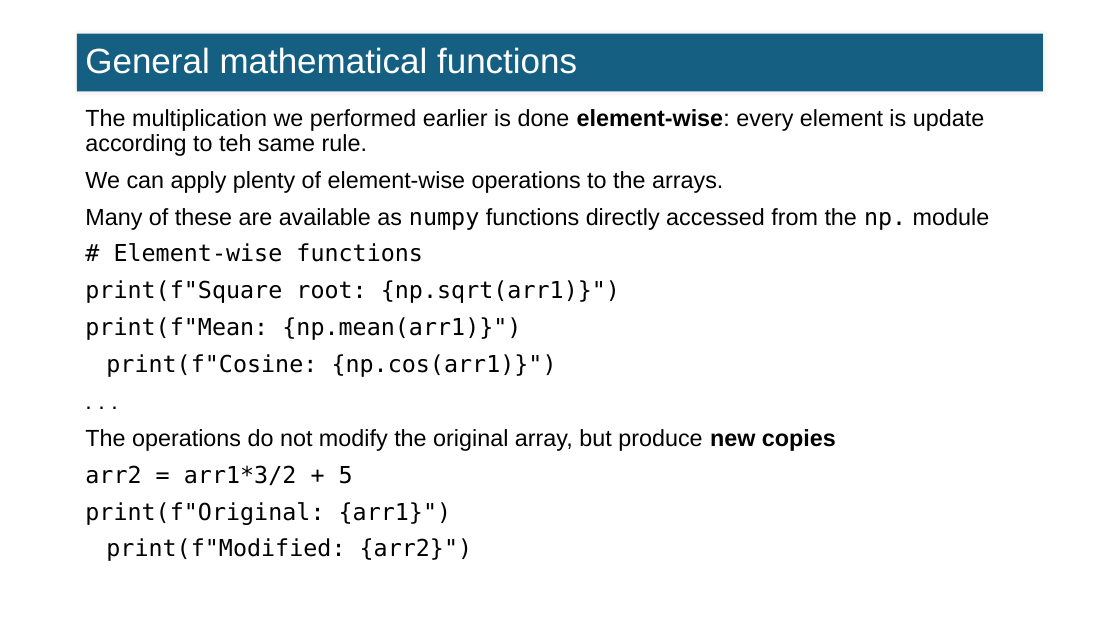
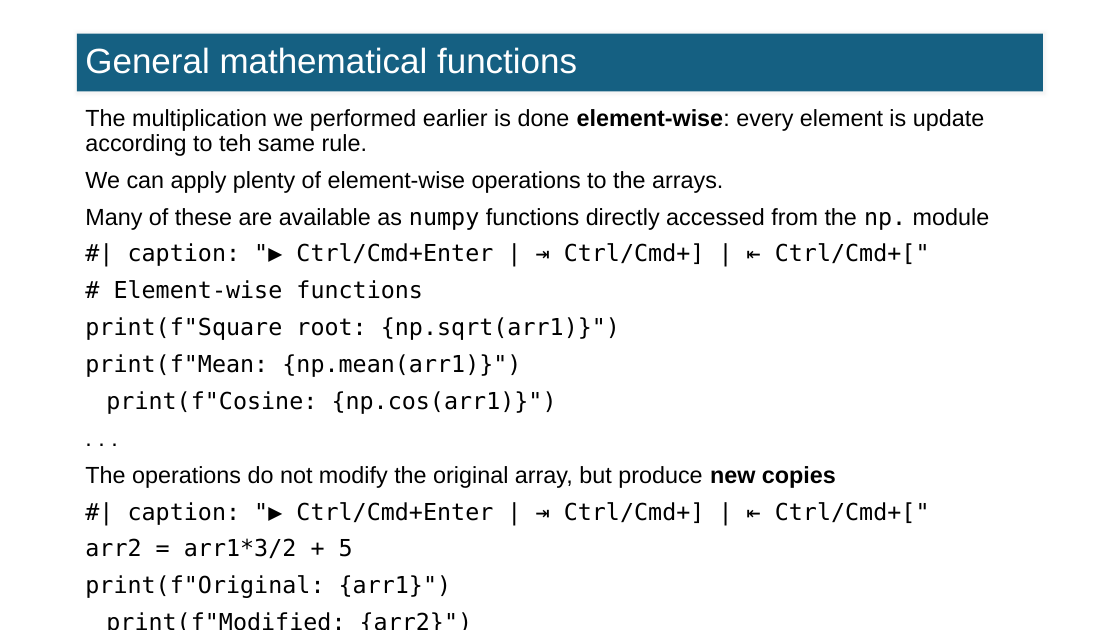
Before and after one commit to FTurci/intro-coding-data-analysis, a slide deck: slide 14 of slides/07_intro_numpy_slides.pptx. Drawn at 1120x630 pixels with LibreOffice and Linux fonts; fonts in the diff are those of the drawing. Boxes give left, top, right and bottom in pixels: in the first picture for what was removed or moved away, otherwise in the second. Text is boxed around its words. In the diff, an @@ line names an element or a change of style, - is before the commit and + after.

```diff
--- a/slides/07_intro_numpy_slides.pptx
+++ b/slides/07_intro_numpy_slides.pptx
@@ text at (85,243,930,414): text changed @@
-# Element-wise functions
-print(f"Square root: {np.sqrt(arr1)}")
-print(f"Mean: {np.mean(arr1)}")
-print(f"Cosine: {np.cos(arr1)}")
+#| caption: "▶ Ctrl/Cmd+Enter | ⇥ Ctrl/Cmd+] | ⇤ Ctrl/Cmd+["
+# Element-wise functions
+print(f"Square root: {np.sqrt(arr1)}")
+print(f"Mean: {np.mean(arr1)}")
+print(f"Cosine: {np.cos(arr1)}")
@@ text at (85,502,930,559): text changed @@
-arr2 = arr1*3/2 + 5
-print(f"Original: {arr1}")
-print(f"Modified: {arr2}")
+#| caption: "▶ Ctrl/Cmd+Enter | ⇥ Ctrl/Cmd+] | ⇤ Ctrl/Cmd+["
+arr2 = arr1*3/2 + 5
+print(f"Original: {arr1}")
+print(f"Modified: {arr2}")
```
Also in this commit, not shown: 9 other slides changed, 50 other files.
